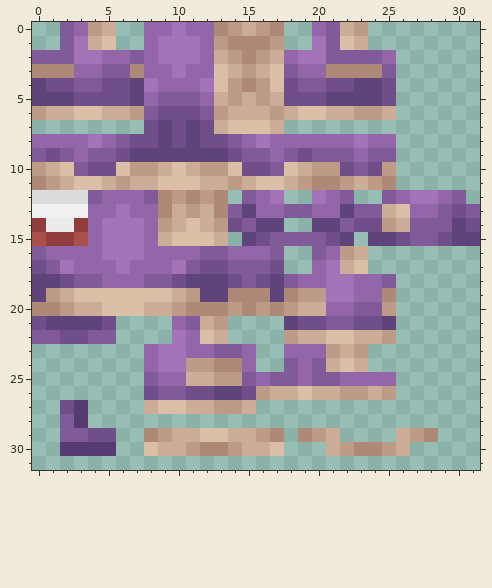
Pixel-art sprite -- common/src/main/resources/assets/pokemoncobbled/textures/pokemon/rattata.png. Above, as it was before the edit.
The file is 32x32 pixels.
And afterwards:
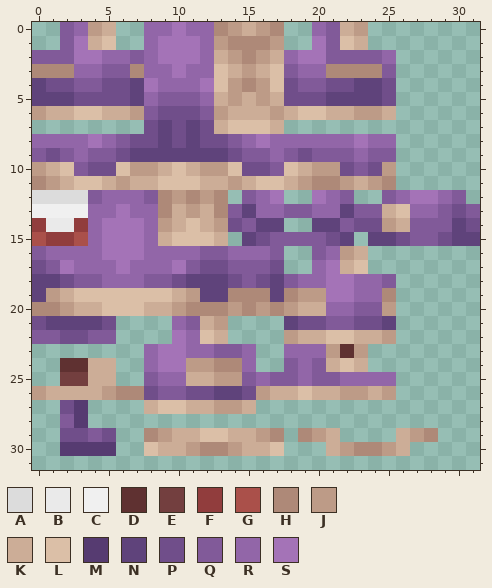
Palette (. is transparent): A #dcdcdc  B #eaeaea  C #f0f0f0  D #5f3131  E #733f3f  F #913d3d  G #aa504a  H #ae8978  J #bd9b87  K #ccad97  L #dbbfa7  M #563b71  N #5f437b  P #704e8a  Q #815a99  R #9266a8  S #a473b7
Commit message: Added faint animation for Rattata
What changed:
y 23: x 22 K -> D
y 24: x 2..5 .... -> DDKK
y 25: x 2..5 .... -> EEKK
y 26: x 0..7 ........ -> JKKKKJHH
y 29: x 2..4 QQP -> PPQ
Boxes around the changes in both pictures, in picture pixels (x1, y1, x2, y2):
changed: (340, 344, 354, 358)
changed: (32, 358, 144, 442)
